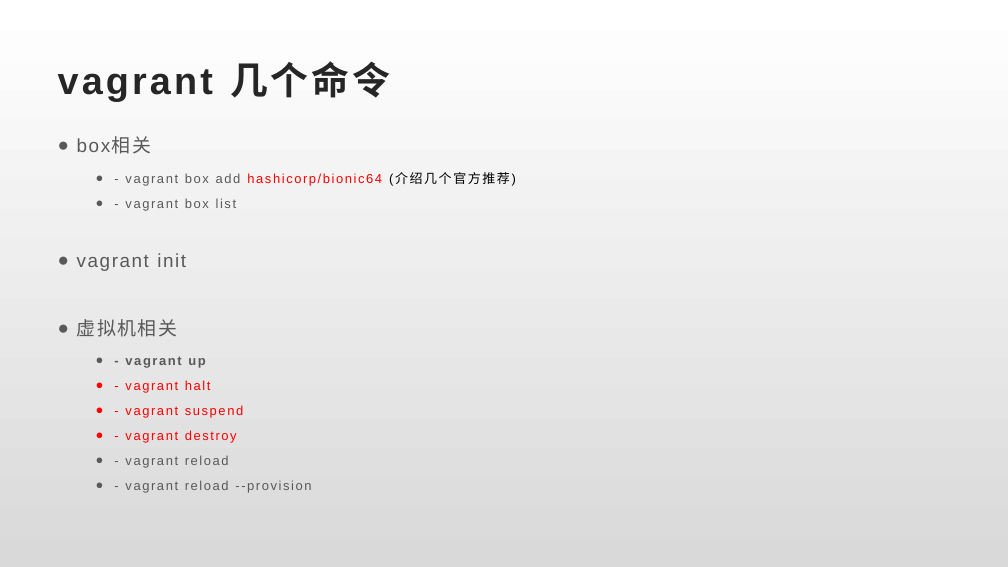
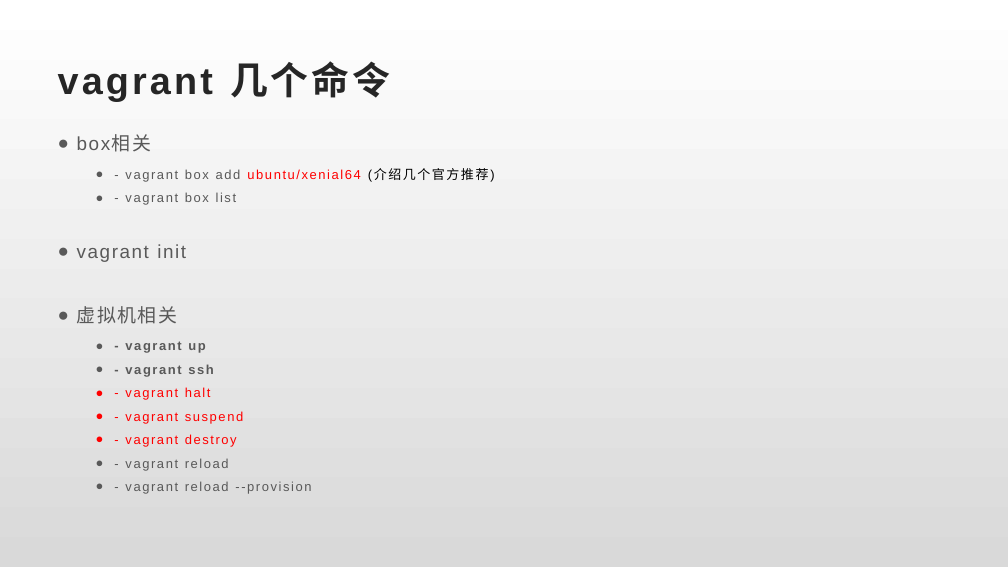
Before and after one commit to llaoj/my-share, a slide deck: slide 5 of vagrant-for-dev/index.pptx. Drawn at 1008x567 pixels with LibreOffice and Linux fonts; fonts in the diff are those of the drawing. Boxes give left, top, right and bottom in pixels: in the first picture for what was removed or moved away, otherwise in the second. Text is boxed around its words. In the diff, an @@ line names an element or a change of style, - is before the commit and + after.

```diff
--- a/vagrant-for-dev/index.pptx
+++ b/vagrant-for-dev/index.pptx
@@ text at (77,135,311,494): line spacing 1.3 to 1.2; line spacing 1.2 to 1.1 @@
@@ text at (125,168,489,182): text changed @@
-  ● - vagrant box add hashicorp/bionic64 (介绍几个官方推荐)
+  ● - vagrant box add ubuntu/xenial64 (介绍几个官方推荐)
@@ text at (125,364,213,377): paragraph added @@
+  ● - vagrant ssh
```
Also in this commit, not shown: 5 other slides changed, 1 slide removed, 9 other files.
